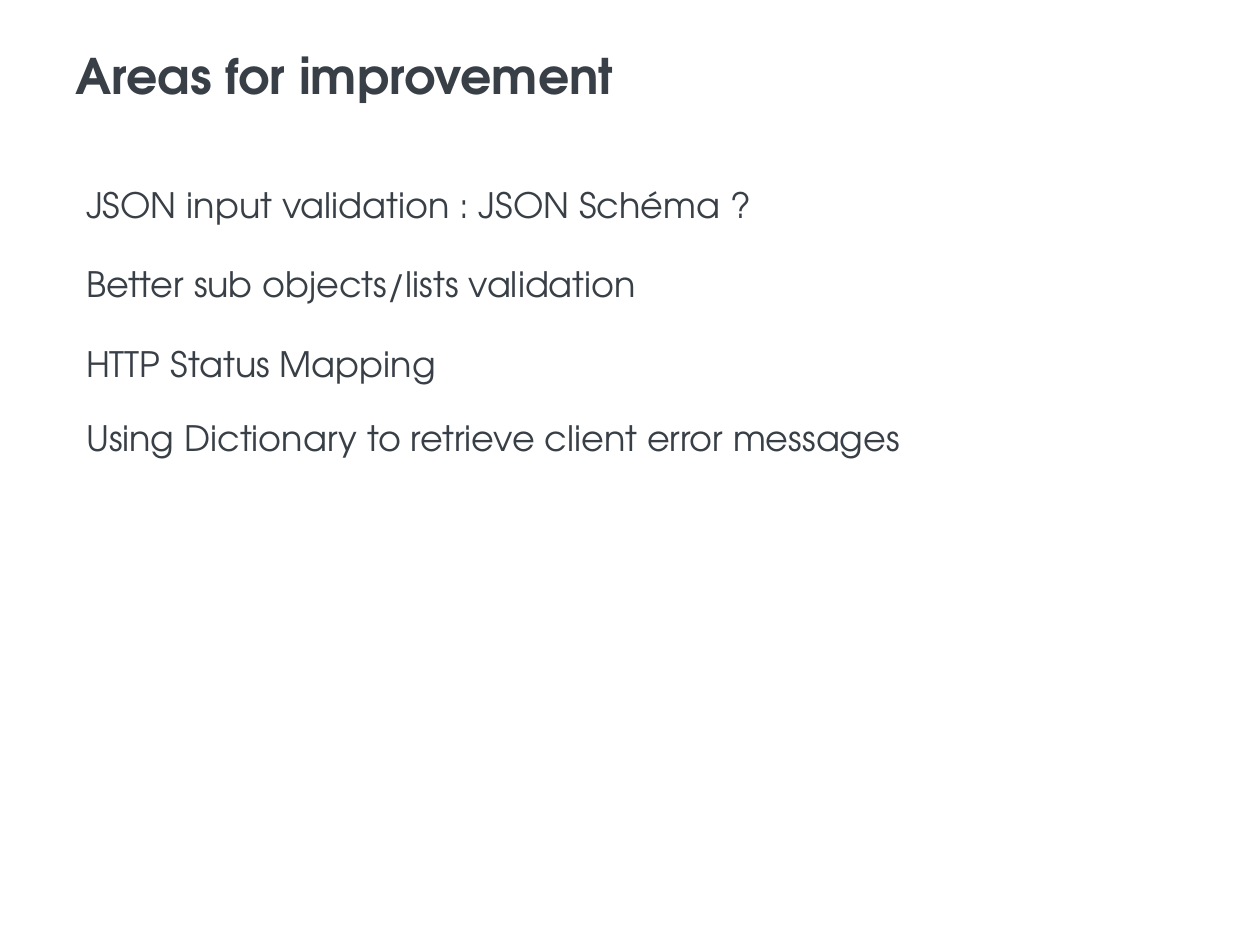
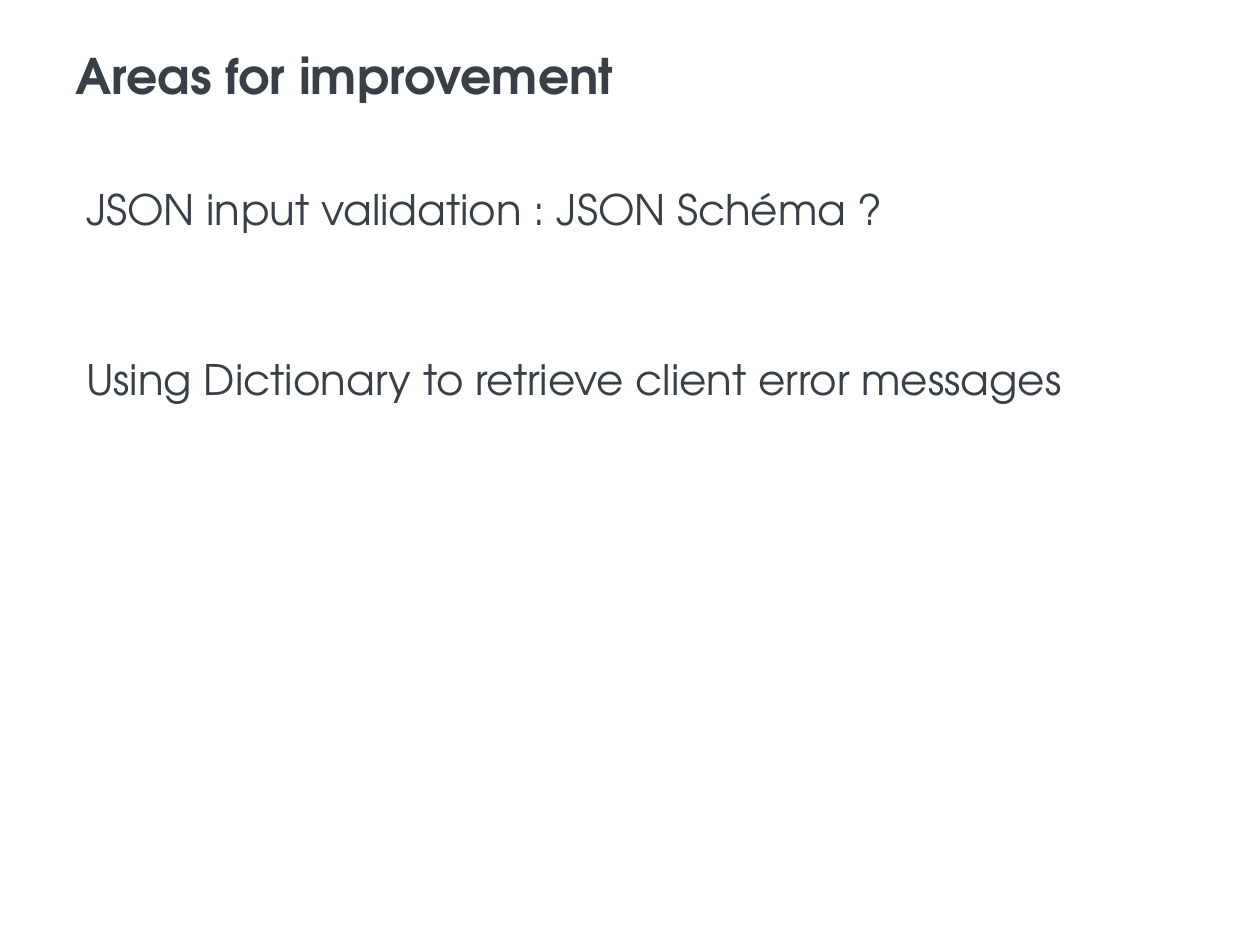
Before and after one commit to BlueInt32/prez_error_handling, a slide deck: slide 53 of Error Handling presentation.pptx (slide 36 before the commit). Drawn at 1260x945 pixels with LibreOffice and Linux fonts; fonts in the diff are those of the drawing; background and template pictures are left out. Boxes give left, top, right and bottom in pixels: in the first picture for what was removed or moved away, otherwise in the second. Text is boxed around its words. In the diff, an @@ line names an element or a change of style, - is before the commit and + after.

```diff
--- a/Error Handling presentation.pptx
+++ b/Error Handling presentation.pptx
@@ text "JSON input validation : JSON ..." at (x1=86, y1=193, x2=846, y2=233): size 20 to 24 pt @@
@@ text removed at (x1=86, y1=271, x2=636, y2=304) @@
-Better sub objects/lists validation
@@ text "Using Dictionary to retrieve client ..." at (x1=86, y1=364, x2=1062, y2=404): size 20 to 24 pt @@
@@ text "Using Dictionary to retrieve client ..." moved from (x1=86, y1=425, x2=900, y2=459) to (x1=86, y1=364, x2=1062, y2=404) @@
@@ text removed at (x1=86, y1=350, x2=436, y2=385) @@
-HTTP Status Mapping
```
Also in this commit, not shown: 21 other slides changed, 28 slides added, 10 slides removed, 18 other files.
